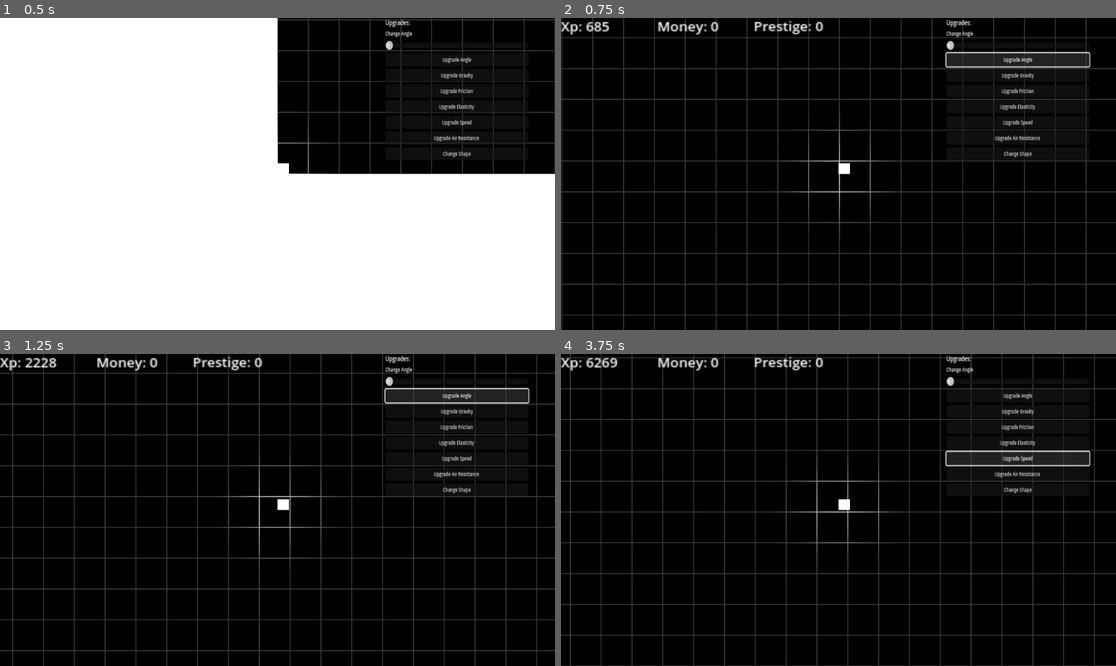
Above: before the commit, frames 1-4 (two rows, left to right).
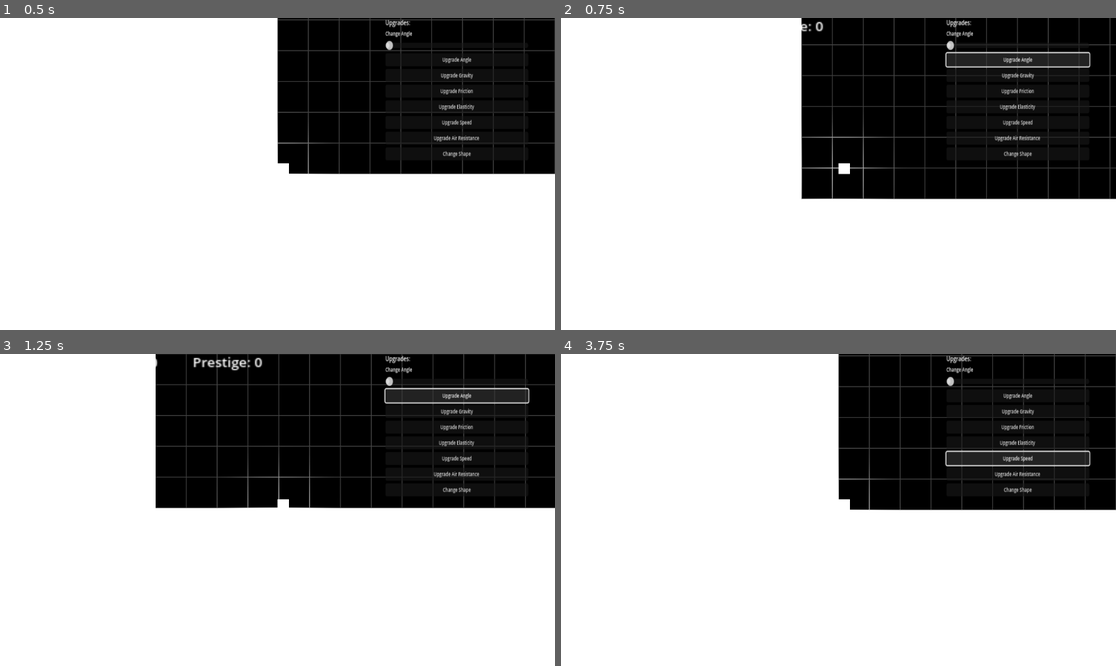
Above: after the commit, the same moments.

Repository: Lueegee1/Skr-t-Kast-Spil
Game: Godot game, scene res://main/root.tscn
The game is run twice, just before and just after one commit, with the same random seed, the same clock (stepped at 60 frames per second) and the same inputs.
Inputs:
- Up to frame 1 (0.5 s): no input
- Up to frame 2 (0.75 s): click "Upgrade Angle" at 0.5 s
- Up to frame 3 (1.25 s): no input
- Up to frame 4 (3.75 s): click "Upgrade Gravity" at 1.25 s; click "Upgrade Friction" at 2 s; click "Upgrade Elasticity" at 2.75 s; click "Upgrade Speed" at 3.5 s

Frame 1 is identical in both runs. In frame 2, 71% of the frame differs, in the area x 0-100%, y 0-100%; in frame 3, 68%; in frame 4, 77%.

Commit message:
Money integer

Diff:
--- a/main/BallMechanics.gd
+++ b/main/BallMechanics.gd
@@ -7,7 +7,7 @@
 #------------------------------------------ Setup ------------------------------------------
 
 # exported variables
-@export var launch_speed: float = 5000.0                # speed that the RigidBody2D is launched with
+@export var launch_speed: float = 500.0               # speed that the RigidBody2D is launched with
 @export var launch_angle: float = 45.0                 # angle of launch of the RigidBody2D
 @export var stop_threshold := 5.0                      # velocity threshold rquired for the RigidBody2D to be considered stopped
 @export var stop_delay := 1.5                          # seconds it must stay still to count as stopped
--- a/main/Inventory.gd
+++ b/main/Inventory.gd
@@ -14,5 +14,7 @@
 	pass
 func _get_money(pos):
 	Global.money += pos
+	Global.money = int(Global.money)
 func _remove_money(price):
 	Global.money -= price
+	Global.money = int(Global.money)
--- a/main/main.tscn
+++ b/main/main.tscn
@@ -35,6 +35,7 @@
 position = Vector2(591, -329)
 
 [node name="CanvasLayer" type="CanvasLayer" parent="UI/Camera2D"]
+layer = 1000
 
 [node name="XpLabel" type="Label" parent="UI/Camera2D/CanvasLayer"]
 custom_minimum_size = Vector2(5, 5)
@@ -152,7 +153,7 @@
 [node name="Ground" type="Node2D" parent="."]
 top_level = true
 visibility_layer = 3
-z_index = 1000
+z_index = 10
 script = ExtResource("3_xwkvk")
 
 [node name="BackGround" type="ColorRect" parent="Ground"]
Not shown: 1 places in main/main.tscn that only renumber resources
